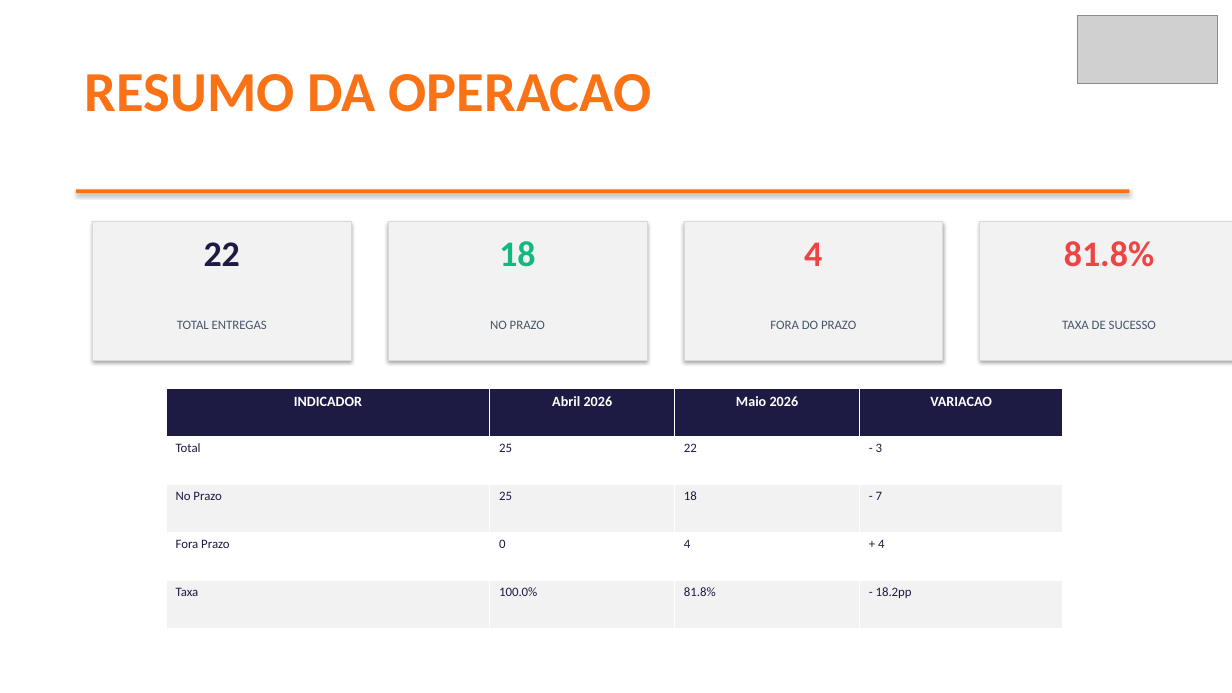
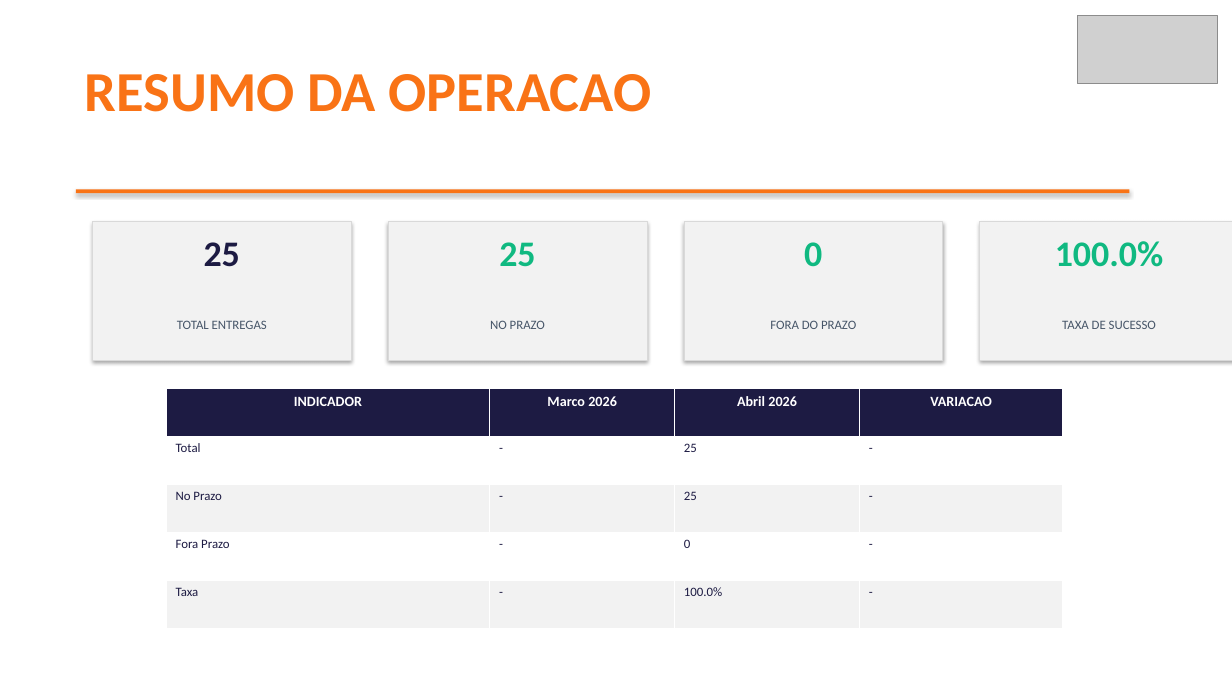
Before and after one commit to brendaelicia-sketch/PortoEX, a slide deck: slide 2 of ITAPOA_TERMINAIS_PORTUARIOS_S-.pptx. Drawn at 1232x693 pixels with LibreOffice and Linux fonts; fonts in the diff are those of the drawing; grey boxes stand for pictures. Boxes give left, top, right and bottom in pixels: in the first picture for what was removed or moved away, otherwise in the second. Text is boxed around its words. In the diff, an @@ line names an element or a change of style, - is before the commit and + after.

```diff
--- a/ITAPOA_TERMINAIS_PORTUARIOS_S-.pptx
+++ b/ITAPOA_TERMINAIS_PORTUARIOS_S-.pptx
@@ text at (x1=204, y1=242, x2=240, y2=267): text changed @@
-22
+25
@@ text at (x1=499, y1=242, x2=535, y2=267): text changed @@
-18
+25
@@ text at (x1=804, y1=242, x2=822, y2=267): text changed; text colour #EF4444 to #10B981 @@
-4
+0
@@ text at (x1=1055, y1=241, x2=1164, y2=267): text changed; text colour #EF4444 to #10B981 @@
-81.8%
+100.0%
@@ table at (x1=166, y1=388, x2=1063, y2=628) @@
-row 1, column 2: Abril 2026
+row 1, column 2: Marco 2026
-row 1, column 3: Maio 2026
+row 1, column 3: Abril 2026
-row 2: Total | 25 | 22 | - 3
+row 2: Total | - | 25 | -
-row 3: No Prazo | 25 | 18 | - 7
+row 3: No Prazo | - | 25 | -
-row 4: Fora Prazo | 0 | 4 | + 4
+row 4: Fora Prazo | - | 0 | -
-row 5: Taxa | 100.0% | 81.8% | - 18.2pp
+row 5: Taxa | - | 100.0% | -
```
Also in this commit, not shown: 4 other slides changed, 1 slide removed, 21 other files.
